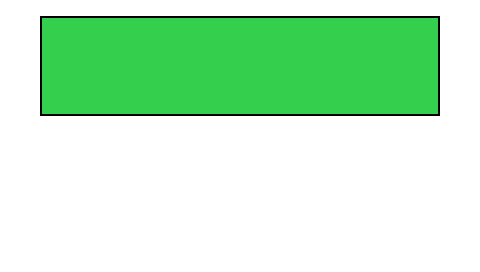
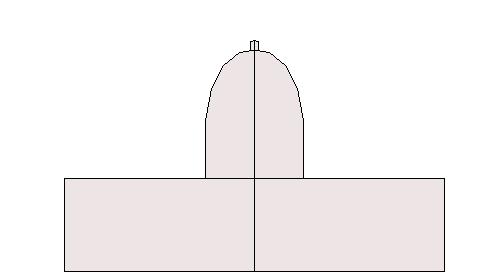
Layers edited between the first and the second 480x272 image:
added layer "madison_capitol #1" above "madison_capitol" over [64, 40, 445, 272]
hid "chatbox" over [40, 16, 440, 116]
